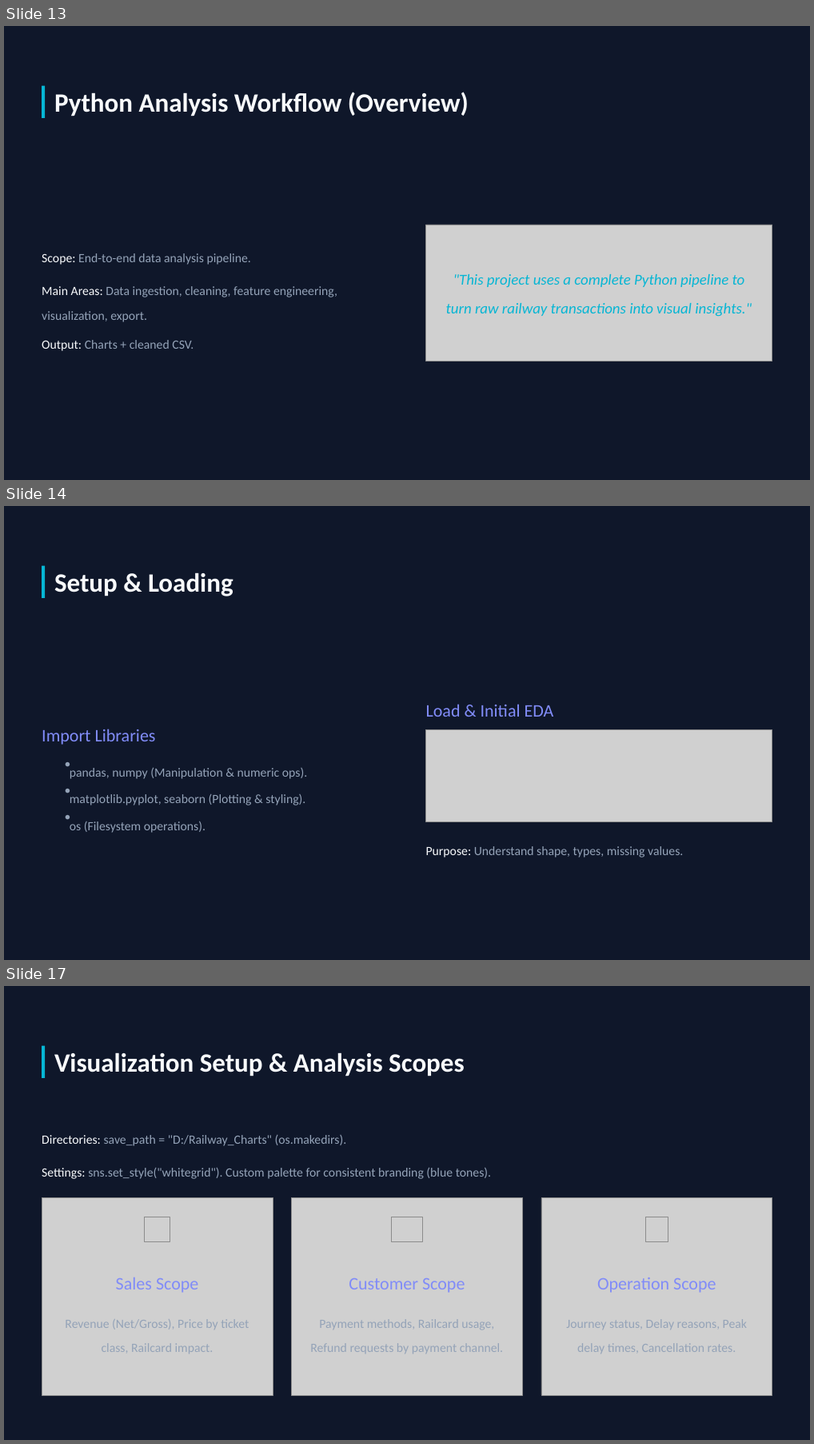
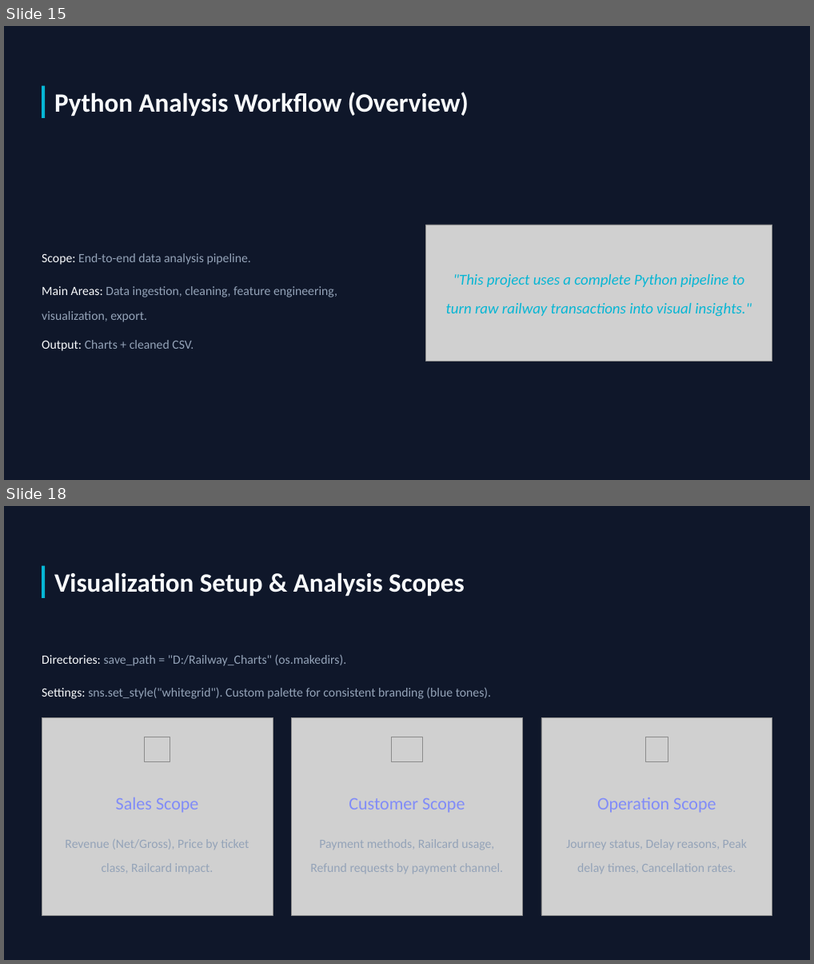
Before and after one commit to mazenezzat1313-DH/UK-Train-Rides, a slide deck: Presenation/Final UK Train Rides .pptx. Shown one above the other, each under a label of ours: slides 13, 14 and 17 before the commit, slides 15 and 18 after it; the slides between them are not shown. The pictures are 814x1444 and 814x964 pixels, drawn with LibreOffice and Linux fonts; fonts in the diff are those of the drawing; grey boxes stand for pictures; background and template pictures are left out. Boxes give left, top, right and bottom in pixels: in the first picture for what was removed or moved away, otherwise in the second. Text is boxed around its words. In the diff, an @@ line names an element or a change of style, - is before the commit and + after.

```diff
--- a/Presenation/Final UK Train Rides .pptx
+++ b/Presenation/Final UK Train Rides .pptx
@@ slide 14 removed at (x1=4, y1=506, x2=810, y2=960), background picture (left out) @@
@@ rectangle removed at (x1=42, y1=566, x2=45, y2=598) @@
@@ text removed at (x1=54, y1=572, x2=234, y2=596) @@
-Setup & Loading
@@ text removed at (x1=426, y1=704, x2=554, y2=716) @@
-Load & Initial EDA
@@ text removed at (x1=42, y1=728, x2=156, y2=744) @@
-Import Libraries
@@ picture removed at (x1=426, y1=730, x2=773, y2=821) @@
@@ text removed at (x1=65, y1=756, x2=67, y2=776) @@
-•
@@ text removed at (x1=70, y1=768, x2=307, y2=779) @@
-pandas, numpy (Manipulation & numeric ops).
@@ text removed at (x1=65, y1=782, x2=67, y2=802) @@
-•
@@ text removed at (x1=65, y1=808, x2=67, y2=828) @@
-•
@@ text removed at (x1=70, y1=794, x2=306, y2=805) @@
-matplotlib.pyplot, seaborn (Plotting & styling).
@@ text removed at (x1=70, y1=821, x2=206, y2=832) @@
-os (Filesystem operations).
@@ text removed at (x1=426, y1=846, x2=683, y2=857) @@
-Purpose: Understand shape, types, missing values.
@@ what was slide 13 is now slide 15 @@
@@ what was slide 17 is now slide 18 @@
```
Also in this commit, not shown: 9 slides changed, 11 slides added, 3 other slides removed.
